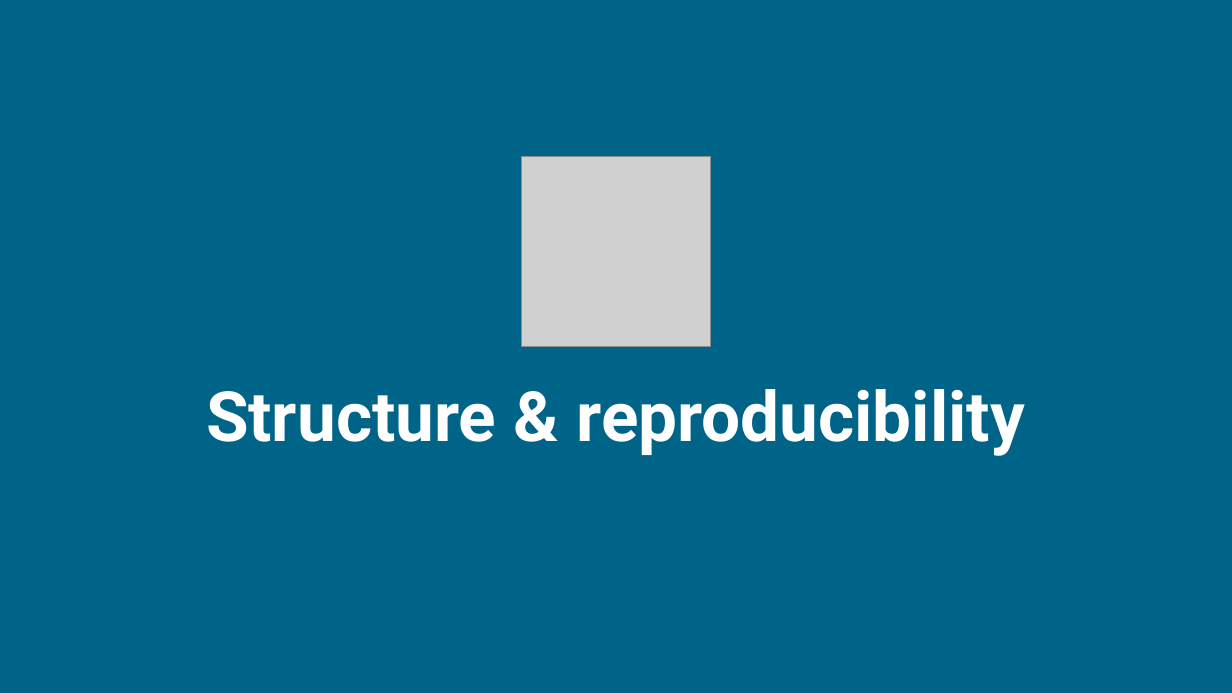
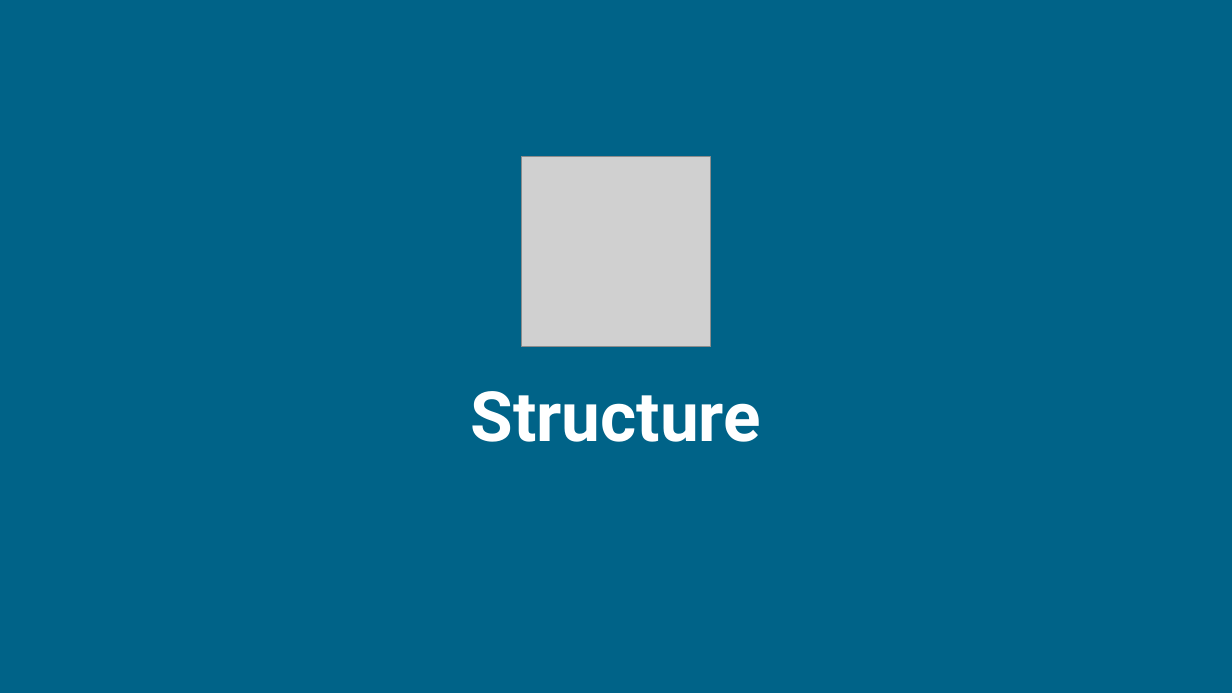
Before and after one commit to sodascience/workshop_efficient_microdata, a slide deck: slide 11 of efficient_microdata.pptx (slide 10 before the commit). Drawn at 1232x693 pixels with LibreOffice and Linux fonts; fonts in the diff are those of the drawing; grey boxes stand for pictures. Boxes give left, top, right and bottom in pixels: in the first picture for what was removed or moved away, otherwise in the second. Text is boxed around its words. In the diff, an @@ line names an element or a change of style, - is before the commit and + after.

```diff
--- a/efficient_microdata.pptx
+++ b/efficient_microdata.pptx
@@ title at <box>471,391,761,442</box>: text changed @@
-Structure & reproducibility
+Structure
```
Also in this commit, not shown: 10 other slides changed, 8 slides added, 10 slides removed, 4 other files.
